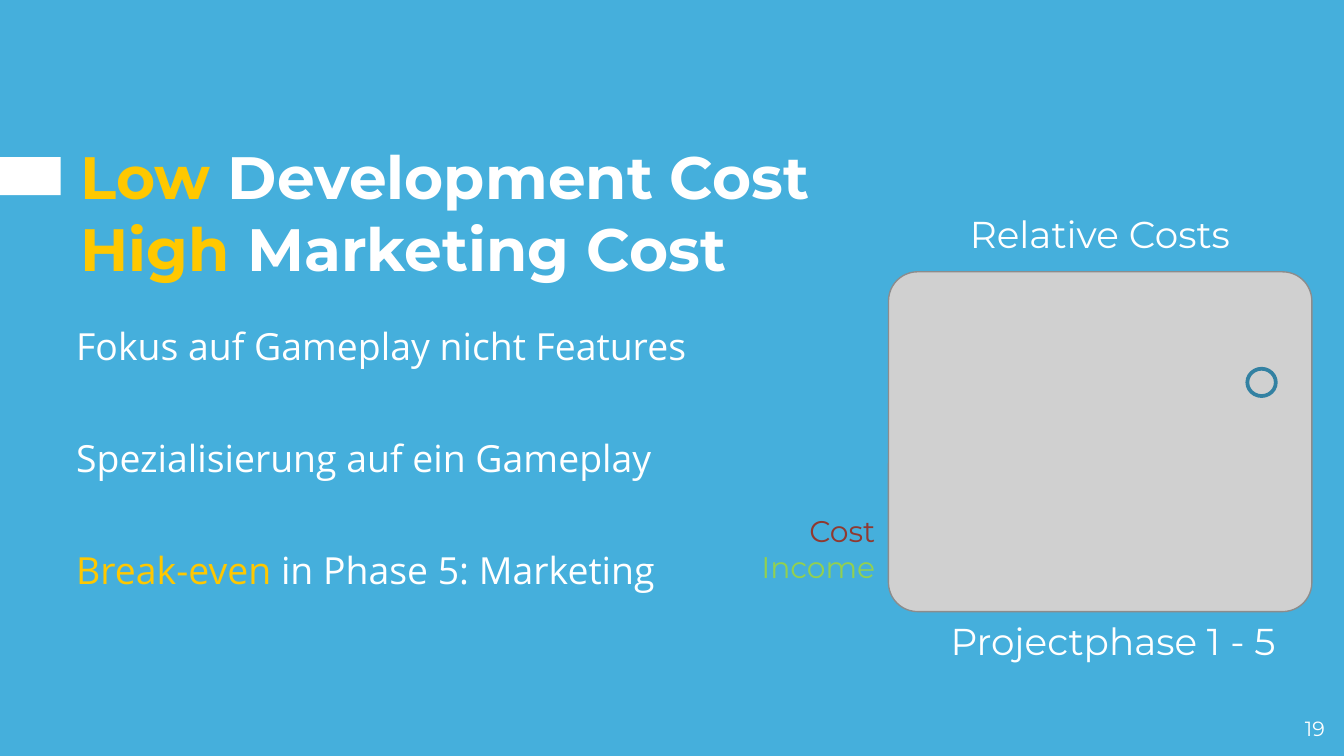
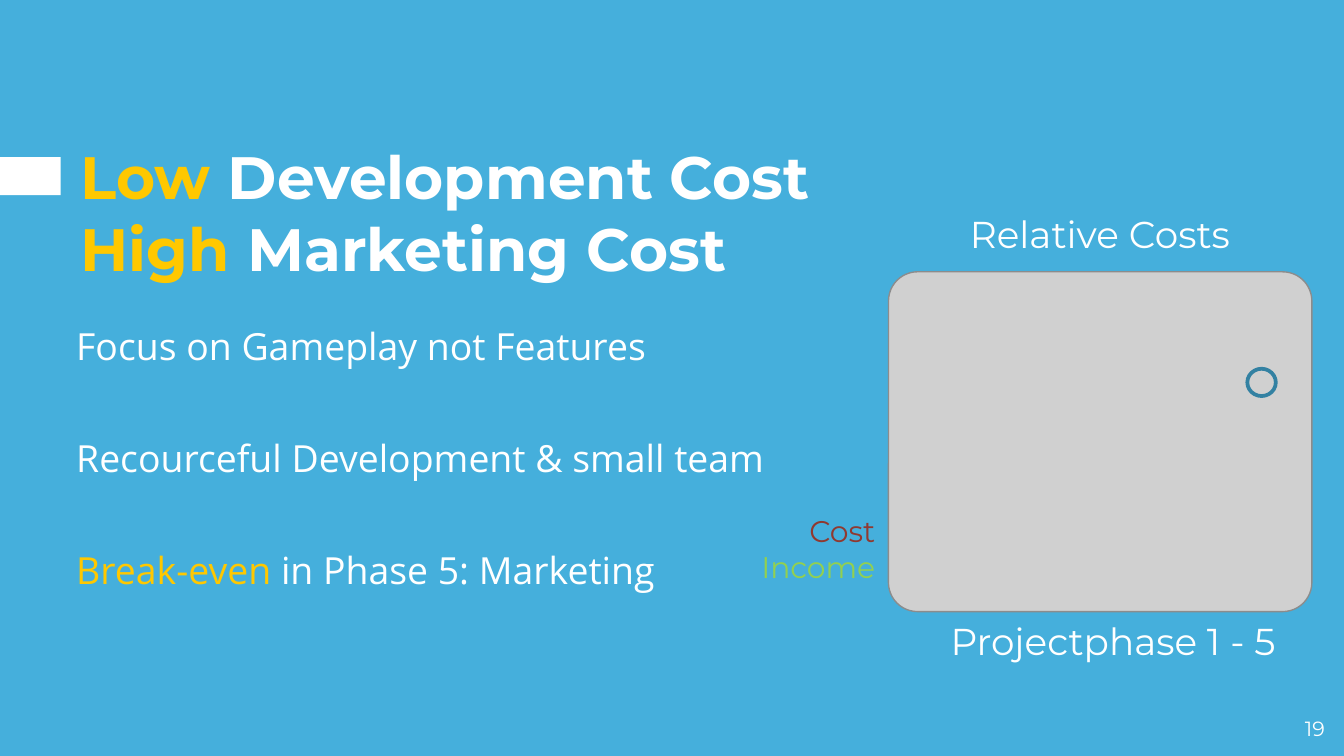
Before and after one commit to hakrrr/Giranimo, a slide deck: slide 19 of Presentation/Pitch.pptx. Drawn at 1344x756 pixels with LibreOffice and Linux fonts; fonts in the diff are those of the drawing; grey boxes stand for pictures. Boxes give left, top, right and bottom in pixels: in the first picture for what was removed or moved away, otherwise in the second. Text is boxed around its words. In the diff, an @@ line names an element or a change of style, - is before the commit and + after.

```diff
--- a/Presentation/Pitch.pptx
+++ b/Presentation/Pitch.pptx
@@ text at <box>76,331,764,481</box>: text changed @@
-Fokus auf Gameplay nicht Features
-Spezialisierung auf ein Gameplay
+Focus on Gameplay not Features
+Recourceful Development & small team
```
Also in this commit, not shown: 16 other slides changed.
